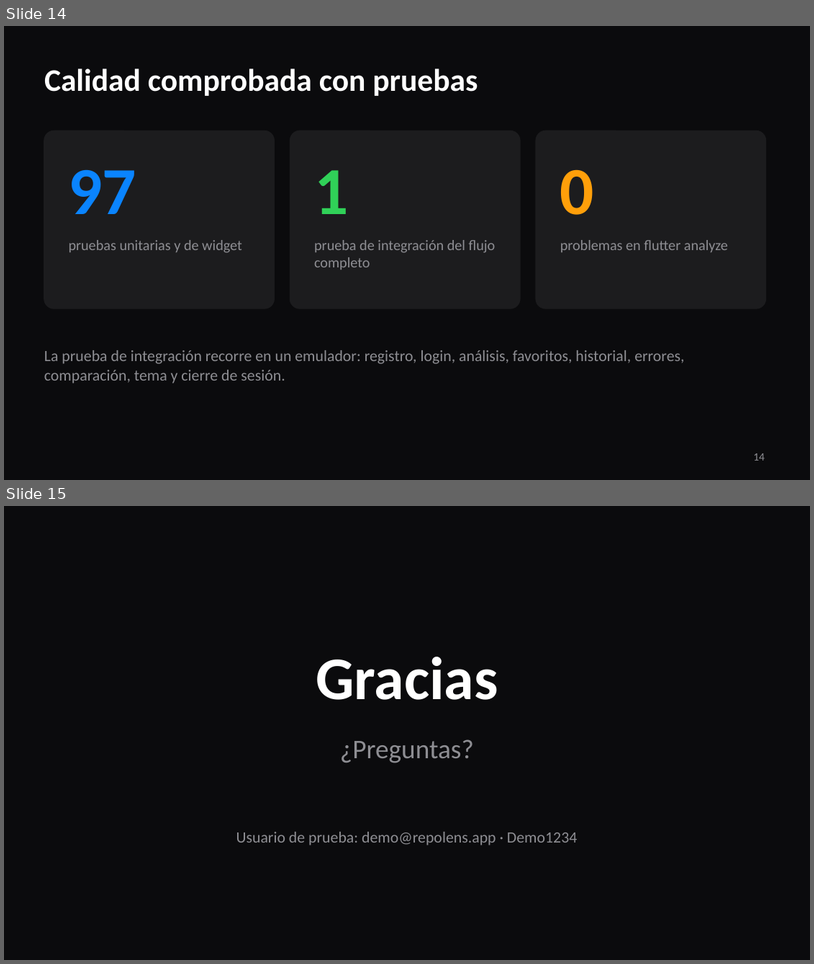
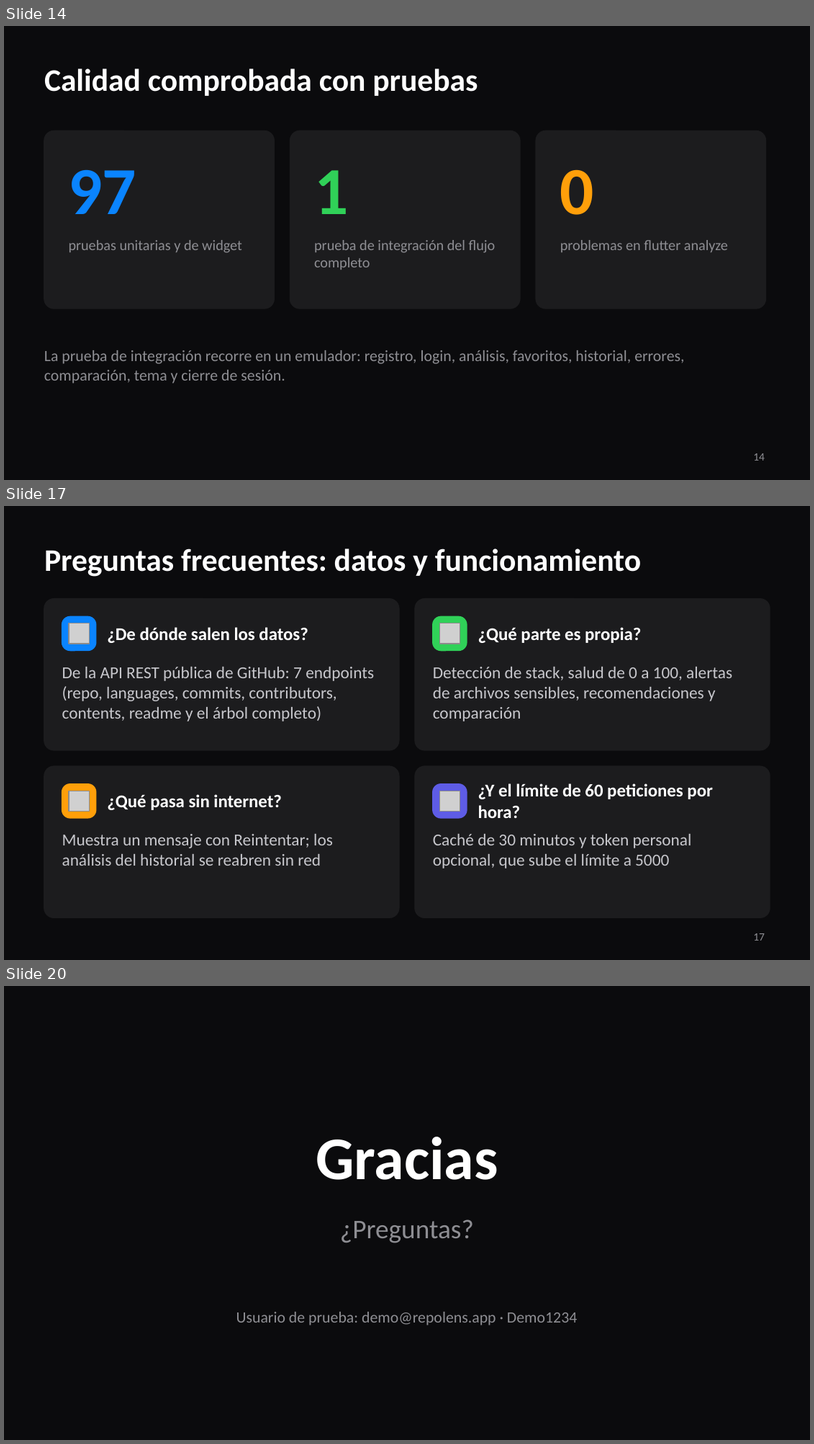
Before and after one commit to sluna5-coder/RepoLens, a slide deck: Entrega/Presentacion/RepoLens.pptx. Shown one above the other, each under a label of ours: slides 14 and 15 before the commit, slides 14, 17 and 20 after it; the slides between them are not shown. The pictures are 814x964 and 814x1444 pixels, drawn with LibreOffice and Linux fonts; fonts in the diff are those of the drawing; grey boxes stand for pictures. Boxes give left, top, right and bottom in pixels: in the first picture for what was removed or moved away, otherwise in the second. Text is boxed around its words. In the diff, an @@ line names an element or a change of style, - is before the commit and + after.

```diff
--- a/Entrega/Presentacion/RepoLens.pptx
+++ b/Entrega/Presentacion/RepoLens.pptx
@@ slide 17 added at (x1=4, y1=506, x2=810, y2=960), background #0B0B0D @@
@@ title added at (x1=44, y1=548, x2=641, y2=577), 28 pt, text #FFFFFF, bold @@
+Preguntas frecuentes: datos y funcionamiento
@@ rounded rectangle added at (x1=44, y1=599, x2=399, y2=750), fill #1C1C1E, outline #1C1C1E 1 pt @@
@@ rounded rectangle added at (x1=415, y1=599, x2=770, y2=750), fill #1C1C1E, outline #1C1C1E 1 pt @@
@@ rounded rectangle added at (x1=62, y1=616, x2=96, y2=650), fill #0A84FF, outline #0A84FF 1 pt @@
@@ picture added at (x1=69, y1=623, x2=89, y2=643) @@
@@ text added at (x1=107, y1=627, x2=308, y2=643), 16 pt, text #FFFFFF, bold @@
+¿De dónde salen los datos?
@@ rounded rectangle added at (x1=433, y1=616, x2=467, y2=650), fill #30D158, outline #30D158 1 pt @@
@@ picture added at (x1=440, y1=623, x2=460, y2=643) @@
@@ text added at (x1=478, y1=627, x2=641, y2=643), 16 pt, text #FFFFFF, bold @@
+¿Qué parte es propia?
@@ text added at (x1=62, y1=667, x2=374, y2=721), 15 pt, text #C7C7CC @@
+De la API REST pública de GitHub: 7 endpoints (repo, languages, commits, contributors, contents, readme y el árbol completo)
@@ text added at (x1=433, y1=667, x2=733, y2=721), 15 pt, text #C7C7CC @@
+Detección de stack, salud de 0 a 100, alertas de archivos sensibles, recomendaciones y comparación
@@ rounded rectangle added at (x1=44, y1=767, x2=399, y2=918), fill #1C1C1E, outline #1C1C1E 1 pt @@
@@ rounded rectangle added at (x1=62, y1=783, x2=96, y2=817), fill #FF9F0A, outline #FF9F0A 1 pt @@
@@ rounded rectangle added at (x1=415, y1=767, x2=770, y2=918), fill #1C1C1E, outline #1C1C1E 1 pt @@
@@ rounded rectangle added at (x1=433, y1=783, x2=467, y2=817), fill #5E5CE6, outline #5E5CE6 1 pt @@
@@ text added at (x1=478, y1=783, x2=712, y2=818), 16 pt, text #FFFFFF, bold @@
+¿Y el límite de 60 peticiones por hora?
@@ picture added at (x1=69, y1=790, x2=89, y2=811) @@
@@ text added at (x1=107, y1=794, x2=281, y2=810), 16 pt, text #FFFFFF, bold @@
+¿Qué pasa sin internet?
@@ picture added at (x1=440, y1=790, x2=460, y2=811) @@
@@ text added at (x1=62, y1=834, x2=333, y2=865), 15 pt, text #C7C7CC @@
+Muestra un mensaje con Reintentar; los análisis del historial se reabren sin red
@@ text added at (x1=433, y1=834, x2=692, y2=868), 15 pt, text #C7C7CC @@
+Caché de 30 minutos y token personal opcional, que sube el límite a 5000
@@ page number added at (x1=754, y1=933, x2=765, y2=940), 10 pt, text #8E8E93 @@
+17
@@ what was slide 15 is now slide 20 @@
```
Also in this commit, not shown: 4 other slides added.
